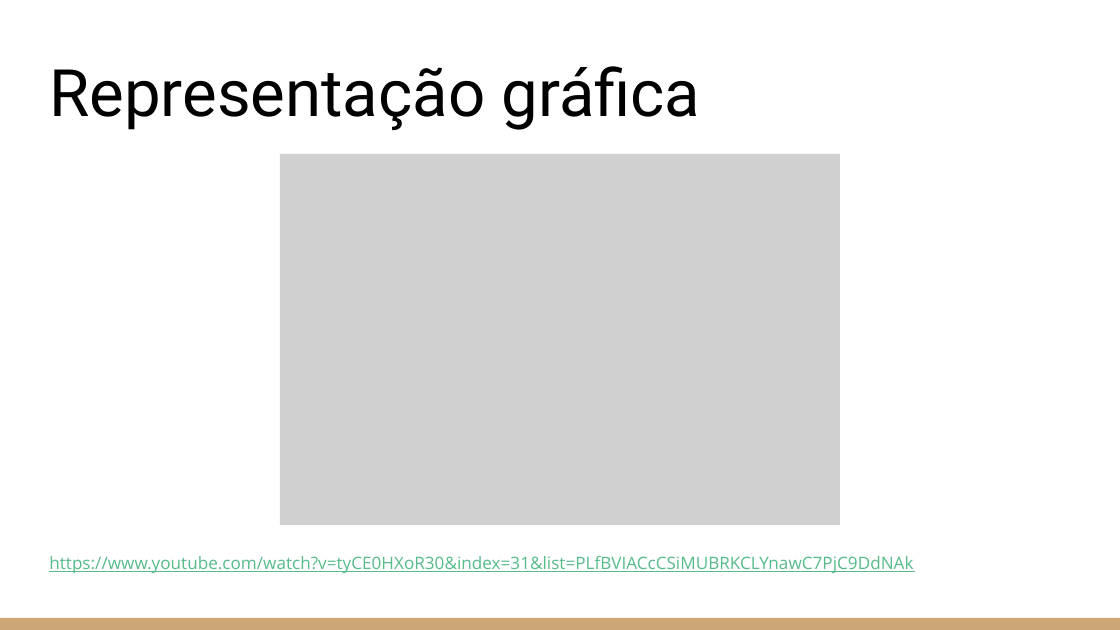
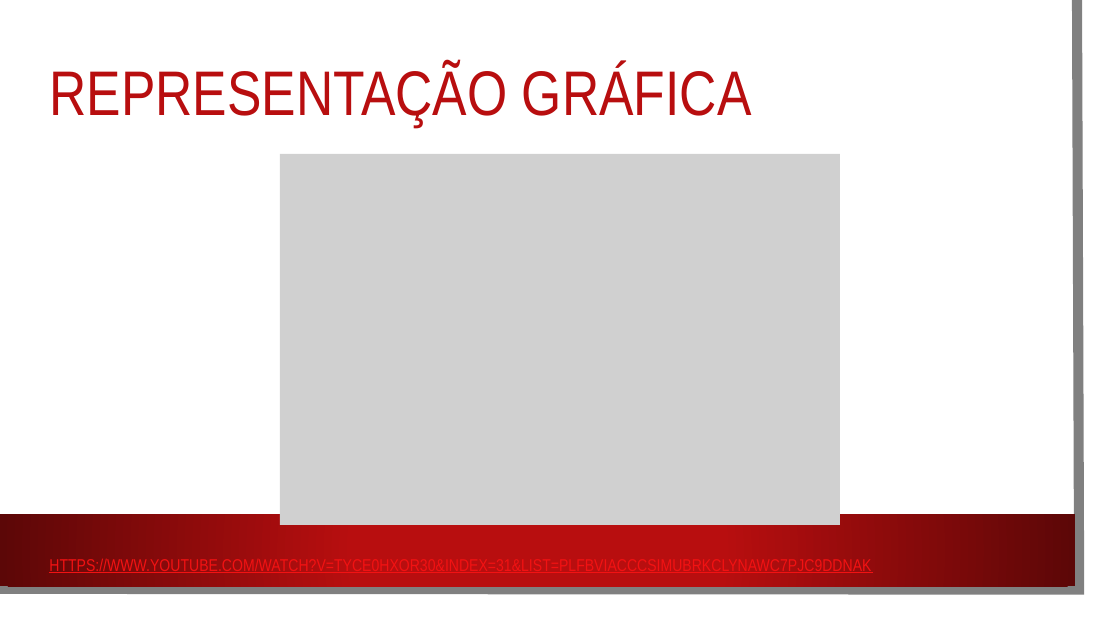
Before and after one commit to gujahlive/Aulas-C, a slide deck: slide 11 of TRABALHOS/MERGE SORT/Algoritmos de ordenação.pptx. Drawn at 1120x630 pixels with LibreOffice and Linux fonts; fonts in the diff are those of the drawing; grey boxes stand for pictures; background and template pictures are left out. Boxes give left, top, right and bottom in pixels: in the first picture for what was removed or moved away, otherwise in the second. Text is boxed around its words. In the diff, an @@ line names an element or a change of style, - is before the commit and + after.

```diff
--- a/TRABALHOS/MERGE SORT/Algoritmos de ordenação.pptx
+++ b/TRABALHOS/MERGE SORT/Algoritmos de ordenação.pptx
@@ rectangle added at <box>0,0,1101,610</box>, fill #FFFFFF @@
@@ freeform shape added at <box>0,0,1080,590</box>, outline #808080 6.5 pt @@
@@ title at <box>49,65,752,127</box>: text changed; size 42 to 40.5 pt; font Roboto to Arial Narrow; text colour #000000 to #B80E0F @@
-Representação gráfica
+REPRESENTAÇÃO GRÁFICA
@@ rectangle: place and size @@
-rectangle at <box>0,618,1120,630</box>
+rectangle at <box>0,514,1075,586</box>
@@ rectangle at <box>0,514,1075,586</box>: fill #CCA677 to gradient #B80E0F to #5C0707 @@
@@ text at <box>49,556,871,574</box>: text changed; font Open Sans to Arial Narrow; text colour #57BB8A to #F21213 @@
-https://www.youtube.com/watch?v=tyCE0HXoR30&index=31&list=PLfBVIACcCSiMUBRKCLYnawC7PjC9DdNAk
+HTTPS://WWW.YOUTUBE.COM/WATCH?V=TYCE0HXOR30&INDEX=31&LIST=PLFBVIACCCSIMUBRKCLYNAWC7PJC9DDNAK
```
Also in this commit, not shown: 19 other slides changed, 6 other files.
